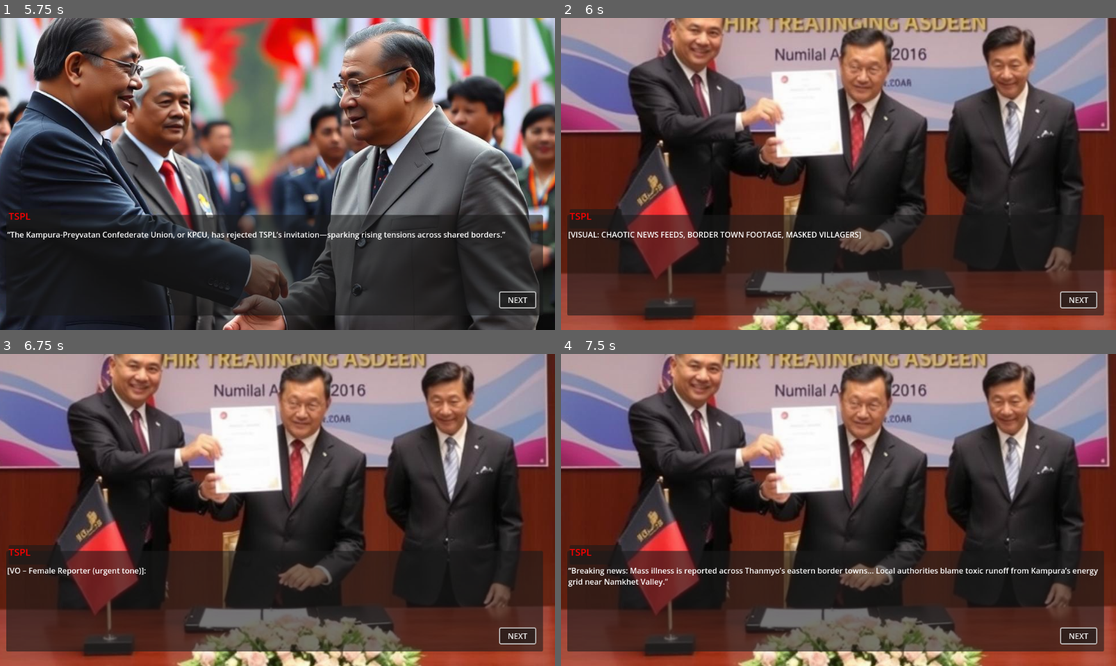
Above: before the commit, frames 1-4 (two rows, left to right).
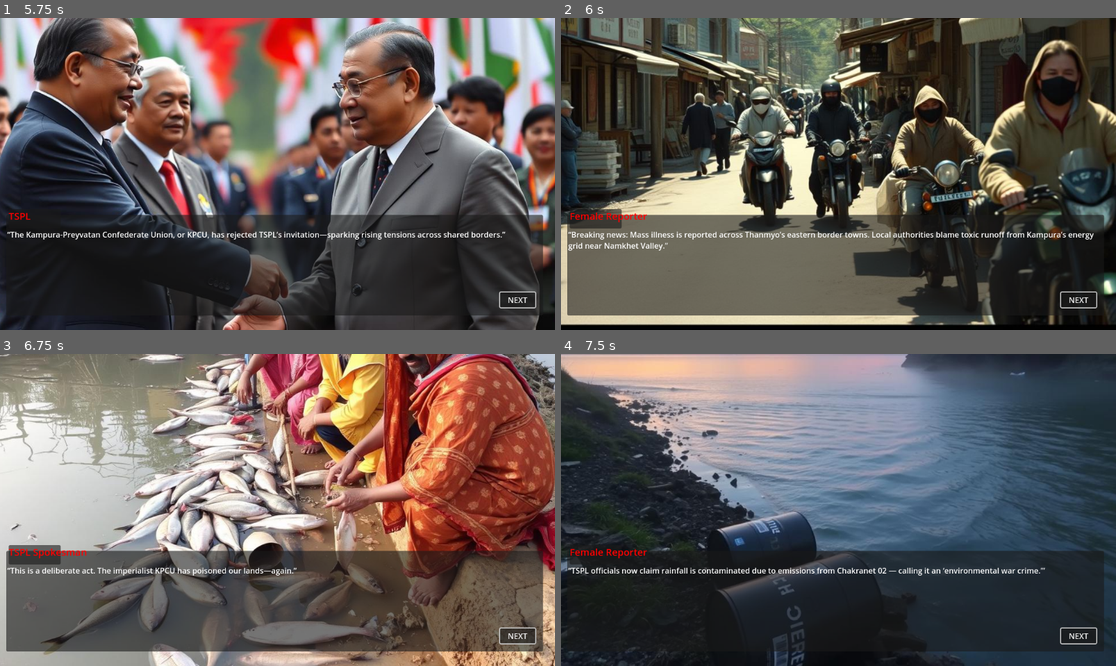
Above: after the commit, the same moments.

Repository: JoshuaSaayo/Project-Fallen-Republic
Game: Godot game, scene res://Scenes/main_menu.tscn
Same seed, same stepped clock (60 frames per second), same inputs: the game is played once before the commit and once after it.
Inputs (mouse positions are in pixels of both pictures, inside the frame that each line leads up to):
- Up to frame 1 (5.75 s): click "CAMPAIN" at 0.5 s; click "NEW GAME" at 1.25 s; click "NEXT" at 2 s; click "NEXT" at 2.75 s; tap Enter at 3.5, 5 s; move the mouse to (399, 158) at 3.52 s; hold D (right) 3.53-4.28 s; click (399, 158) at 3.6 s; tap Space at 4.25 s; move the mouse to (166, 189) at 4.27 s; hold S (down) 4.28-5.03 s; click (166, 189) at 4.35 s; move the mouse to (333, 105) at 5.02 s; hold D (right) from 5.03 s (still down); click (333, 105) at 5.1 s
- Up to frame 2 (6 s): tap Space at 5.75 s; move the mouse to (810, 236) at 5.77 s; release D (right) at 5.78 s; hold W (up) from 5.78 s (still down); click (810, 236) at 5.85 s
- Up to frame 3 (6.75 s): tap Enter at 6.5 s; move the mouse to (444, 556) at 6.52 s; release W (up) at 6.53 s; hold A (left) from 6.53 s (still down); click (444, 556) at 6.6 s
- Up to frame 4 (7.5 s): keep holding A (left); tap Space at 7.25 s; move the mouse to (672, 463) at 7.27 s; click (672, 463) at 7.35 s

Frame 1 is identical in both runs. In frame 2, 83% of the frame differs, in the area x 0-100%, y 0-100%; in frame 3, 92%; in frame 4, 87%.

Commit message:
update assets

Diff:
--- a/game/Cutscenes/cutscene_1.gd
+++ b/game/Cutscenes/cutscene_1.gd
@@ -12,19 +12,17 @@
 	{ "name": "TSPL"},
 	{ "text": "Kampura must choose solidarity or isolation."},
 	{ "text": '“The Kampura-Preyvatan Confederate Union, or KPCU, has rejected TSPL’s invitation—sparking rising tensions across shared borders.”'},
-	{ "text": "[VISUAL: CHAOTIC NEWS FEEDS, BORDER TOWN FOOTAGE, MASKED VILLAGERS]", "bg": "res://Assets/Game_vn/visual_intro/cutscene_2.jpg" },
-	{ "text": "[VO – Female Reporter (urgent tone)]:" },
-	{ "text": "“Breaking news: Mass illness is reported across Thanmyo’s eastern border towns... Local authorities blame toxic runoff from Kampura’s energy grid near Namkhet Valley.”" },
-	{ "text": "[TEXT: ‘POISONED WATERS – RIVER OF DEATH?’]" },
-	{ "text": "[VISUAL: Dead fish, villagers protesting, fire near irrigation lines]" },
-	{ "text": "[VO – TSPL Spokesman]:" },
+	{ "bg": "res://Assets/Game_vn/visual_intro/cutscene_1.3.jpg" },
+	{ "name": "Female Reporter"},
+	{ "text": "“Breaking news: Mass illness is reported across Thanmyo’s eastern border towns. Local authorities blame toxic runoff from Kampura’s energy grid near Namkhet Valley.”" },
+	{ "bg": "res://Assets/Game_vn/visual_intro/cutscene_2.jpg"},
+	{ "name": "TSPL Spokesman" },
 	{ "text": "“This is a deliberate act. The imperialist KPCU has poisoned our lands—again.”" },
-	{ "text": "[VISUAL: Poster – ‘KPCU IS THE WEST’S PUPPET!’]" },
-	{ "text": "[VO – Female Reporter]:" },
+	{ "bg": "res://Assets/Game_vn/visual_intro/cutscene_3.jpg" },
+	{ "name": "Female Reporter" },
 	{ "text": "“TSPL officials now claim rainfall is contaminated due to emissions from Chakranet 02 — calling it an ‘environmental war crime.’”" },
-	{ "text": "[VISUAL: Fake leaked footage of ‘chemical barrels’ dumped near water]" },
-	{ "text": "[BROADCAST ENDS IN STATIC]" },
-	{ "bg": "res://Assets/Game_vn/visual_intro/cutscene_2.jpg"}
+	{ "bg": "res://Assets/Game_vn/visual_intro/cutscene_4.jpg" },
+	{ "text": "lol" }
 ]
 
 
Binary file added: game/Assets/Game_vn/visual_intro/cutscene_1.3.jpg
Not shown, added: game/Assets/Game_vn/visual_intro/cutscene_1.3.jpg.import
Binary file changed: game/Assets/Game_vn/visual_intro/cutscene_2.jpg
Binary file added: game/Assets/Game_vn/visual_intro/cutscene_3.jpg
Not shown, added: game/Assets/Game_vn/visual_intro/cutscene_3.jpg.import
Binary file added: game/Assets/Game_vn/visual_intro/cutscene_4.jpg
Not shown, added: game/Assets/Game_vn/visual_intro/cutscene_4.jpg.import
